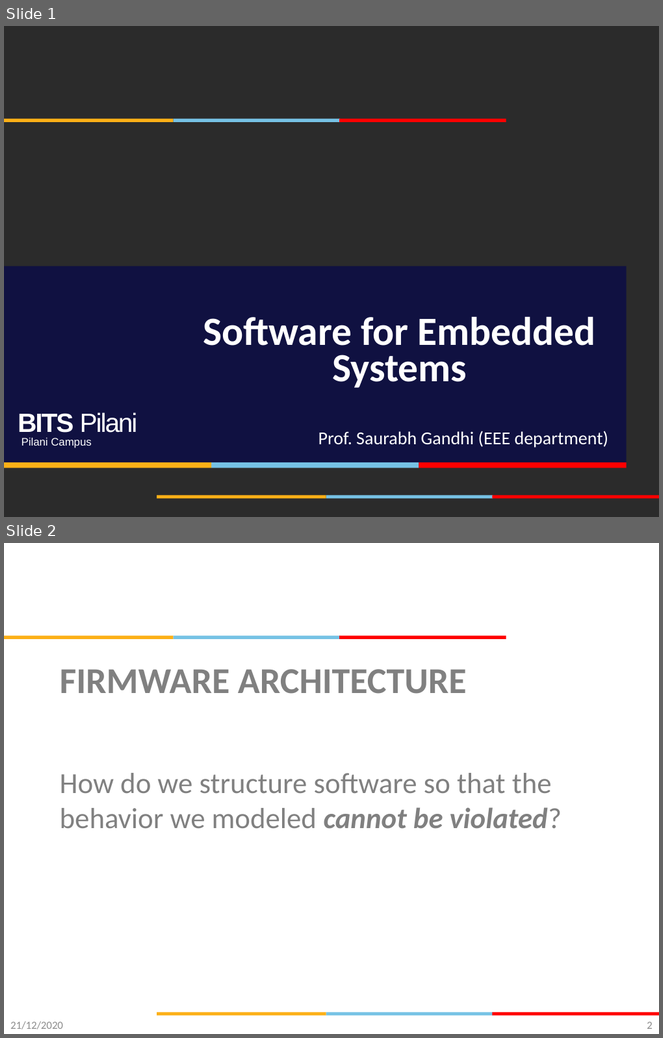
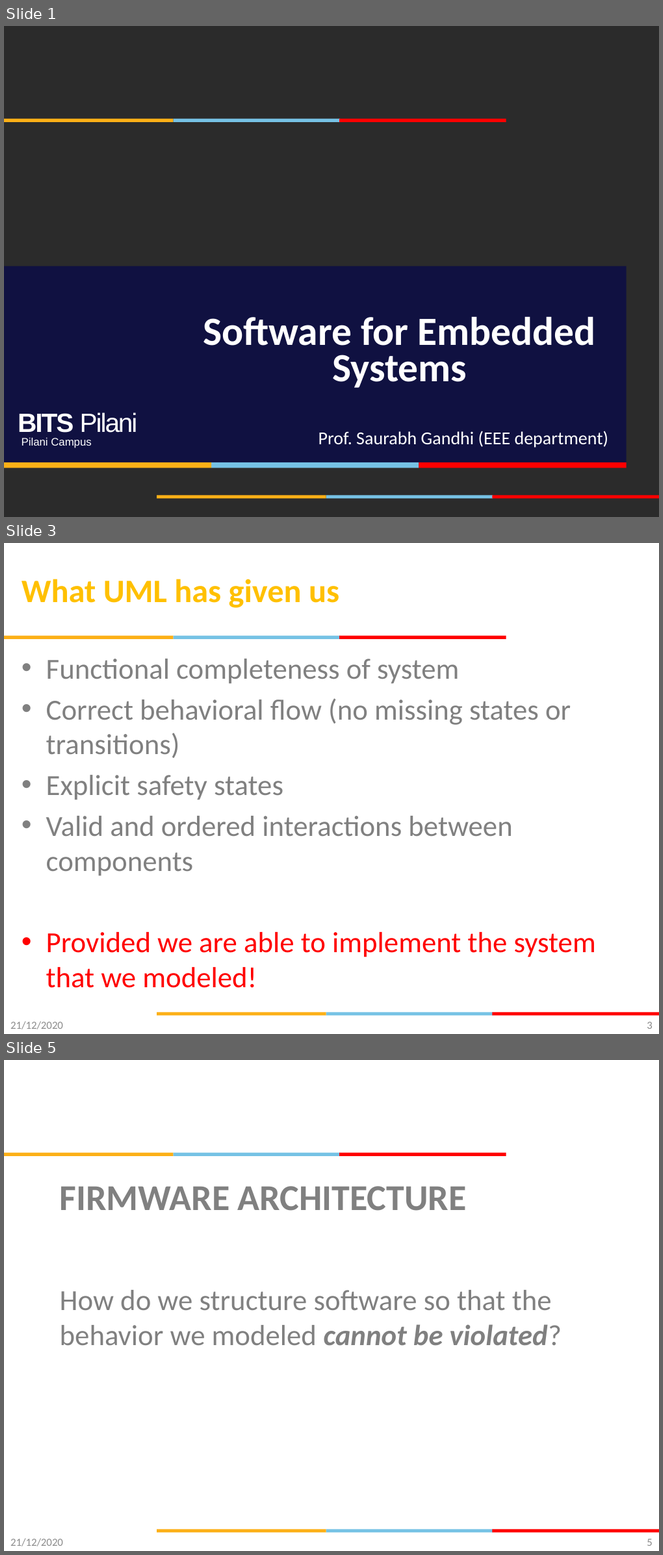
Before and after one commit to gsaurabhr-teaching/csg523-material, a slide deck: Lec-13-16-firmware-architecture.pptx. Shown one above the other, each under a label of ours: slides 1 and 2 before the commit, slides 1, 3 and 5 after it; the slides between them are not shown. The pictures are 663x1038 and 663x1555 pixels, drawn with LibreOffice and Linux fonts; fonts in the diff are those of the drawing; background and template pictures are left out; a plain dark background stands for a picture behind light text. Boxes give left, top, right and bottom in pixels: in the first picture for what was removed or moved away, otherwise in the second. Text is boxed around its words. In the diff, an @@ line names an element or a change of style, - is before the commit and + after.

```diff
--- a/Lec-13-16-firmware-architecture.pptx
+++ b/Lec-13-16-firmware-architecture.pptx
@@ slide 3 added at (4, 543, 659, 1034), background #FFFFFF; not listed: 6 template elements that a slide beside it also shows @@
@@ title added at (22, 579, 339, 608), 36 pt, text #FFC000, bold @@
+What UML has given us
@@ text added at (46, 659, 596, 988), 32 pt, text #808080 @@
+• Functional completeness of system
+• Correct behavioral flow (no missing states or transitions)
+• Explicit safety states
+• Valid and ordered interactions between components
+• Provided we are able to implement the system that we modeled!
@@ text added at (10, 1021, 63, 1030), 12 pt, text #8C8C8C @@
+21/12/2020
@@ page number added at (647, 1022, 652, 1029), 12 pt, text #898989 @@
+3
@@ what was slide 2 is now slide 5 @@
@@ page number at (647, 1539, 652, 1546): text changed @@
-2
+5
```
Also in this commit, not shown: 17 other slides added, 2 slides removed.
